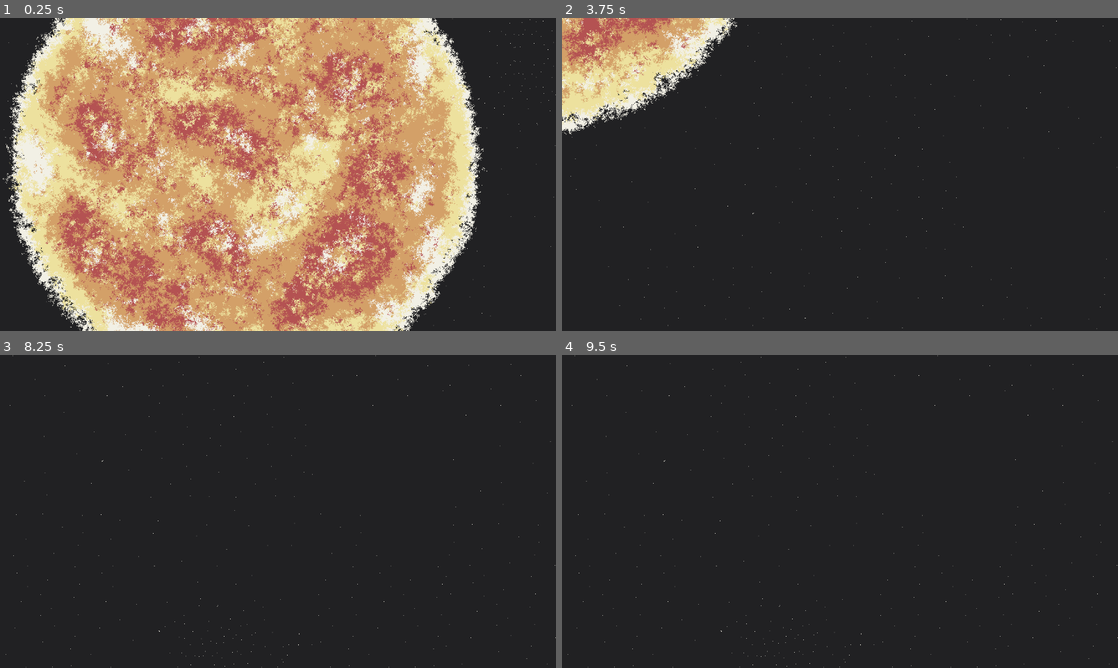
Above: before the commit, frames 1-4 (two rows, left to right).
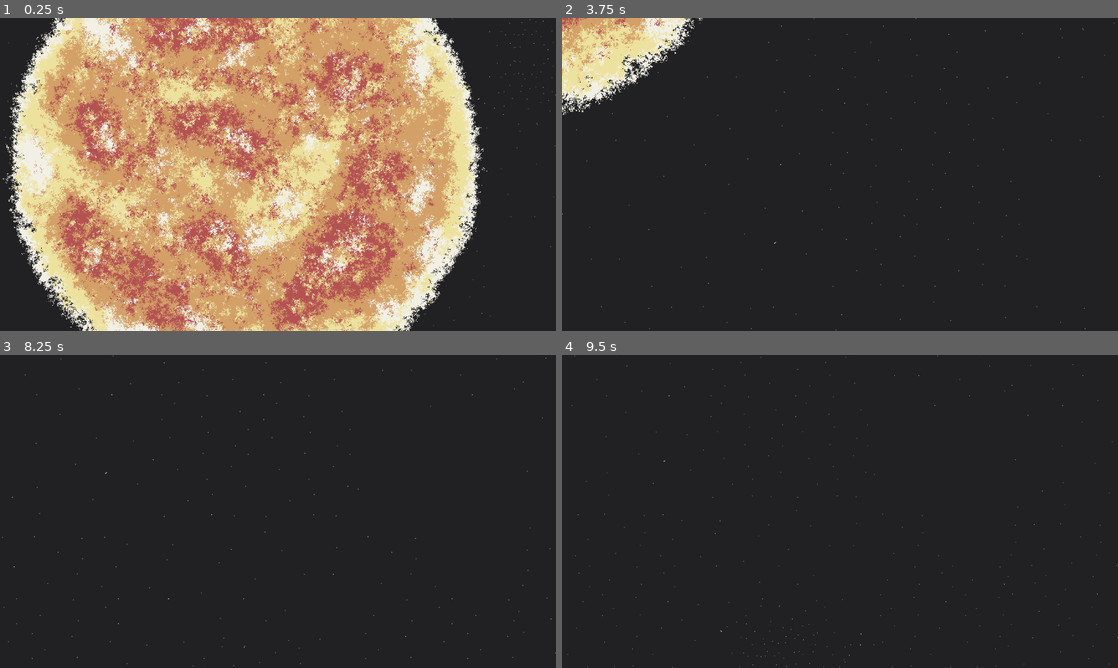
Above: after the commit, the same moments.

Repository: IsaacAmann/Space-MMO-Server
Game: Godot game, scene res://MainScene.tscn
Two runs of this game, one before a commit and one after it. Both use one fixed random seed, a clock stepped at 60 frames per second and the inputs below.
Inputs (mouse positions are in pixels of both pictures, inside the frame that each line leads up to):
- Up to frame 1 (0.25 s): no input
- Up to frame 2 (3.75 s): move the mouse to (962, 158) at 0.52 s; hold Down (CameraDown) 0.53-1.28 s; move the mouse to (728, 190) at 1.27 s; hold A (a_down) 1.28-2.03 s; tap Left (CameraLeft) at 1.35 s; move the mouse to (895, 105) at 2.02 s; hold Right (CameraRight) 2.03-2.78 s; move the mouse to (812, 237) at 2.77 s; tap Up (CameraUp) at 2.85 s; move the mouse to (1006, 221) at 3.52 s; hold A (a_down) from 3.53 s (still down); hold Mouse wheel up (CameraZoomIn) from 3.53 s (still down)
- Up to frame 3 (8.25 s): move the mouse to (111, 464) at 4.27 s; release Mouse wheel up (CameraZoomIn) at 4.28 s; tap Mouse wheel down (CameraZoomOut) at 4.35 s; move the mouse to (305, 511) at 5.02 s; hold Down (CameraDown) 5.03-5.78 s; move the mouse to (194, 433) at 5.77 s; release A (a_down) at 5.78 s; tap Left (CameraLeft) at 5.85 s; tap Enter at 6.5 s; move the mouse to (400, 495) at 6.52 s; hold Right (CameraRight) 6.53-7.28 s; move the mouse to (166, 527) at 7.27 s; tap Up (CameraUp) at 7.35 s; tap Space (space_down) at 8 s; move the mouse to (333, 442) at 8.02 s; hold A (a_down) from 8.03 s (still down); hold Mouse wheel up (CameraZoomIn) from 8.03 s (still down)
- Up to frame 4 (9.5 s): keep holding A (a_down); tap Enter at 8.75 s; move the mouse to (812, 574) at 8.77 s; release Mouse wheel up (CameraZoomIn) at 8.78 s; tap Mouse wheel down (CameraZoomOut) at 8.85 s

The runs differ from the first frame. In frame 1, less than 0.1% of the frame differs, in the area x 1-100%, y 0-97%; in frame 2, 6.8%, in the area x 0-100%, y 0-100%; in frame 3, 0.2%; in frame 4, less than 0.1%.
Error before the commit: Invalid operands 'Nil' and 'String' in operator '+'. (res://WebSocketHandler.gd:36)
Error after the commit: Invalid operands 'Nil' and 'String' in operator '+'. (res://WebSocketHandler.gd:38)

Commit message:
Client loads scene based on scene path from backend. Godot client camera follows ship

Diff:
--- a/godot-client/Camera2D.gd
+++ b/godot-client/Camera2D.gd
@@ -2,10 +2,11 @@
 
 var speed = 15
 var zoomSpeed = Vector2(.2,.2)
+
+var entityHandler
 # Called when the node enters the scene tree for the first time.
 func _ready():
-	pass # Replace with function body.
-
+	entityHandler = get_node("../EntityHandler")
 
 # Called every frame. 'delta' is the elapsed time since the previous frame.
 func _process(delta):
@@ -17,6 +18,11 @@
 		position.x -= speed
 	if(Input.is_action_pressed("CameraRight")):
 		position.x += speed
+	var playerShip = entityHandler.getPlayerShip()
+	if(playerShip != null):
+		position.x = playerShip.position.x
+		position.y = playerShip.position.y
+
 
 func _input(event):
 	if(event.is_action_pressed("CameraZoomIn")):
--- /dev/null
+++ b/godot-client/Entities/error.tscn
@@ -0,0 +1,8 @@
+[gd_scene load_steps=2 format=3 uid="uid://by30xrwds76bh"]
+
+[ext_resource type="Texture2D" uid="uid://c6go7mig54qds" path="res://error.png" id="1_fx4yj"]
+
+[node name="Node2D" type="CharacterBody2D"]
+
+[node name="Sprite2D" type="Sprite2D" parent="."]
+texture = ExtResource("1_fx4yj")
--- a/godot-client/EntityHandler.gd
+++ b/godot-client/EntityHandler.gd
@@ -6,6 +6,11 @@
 
 var adminOrb = preload("res://Ships/Debug/AdminOrb/AdminOrb.tscn")
 var sovietRocketOne = preload("res://Ships/SovietRocketOne/SovietRocketOne.tscn")
+
+var playerShip = null
+func getPlayerShip():
+	return playerShip
+
 # Called when the node enters the scene tree for the first time.
 func _ready():
 	webSocketHandler.entity_update_message.connect(handleEntityUpdate)
@@ -56,14 +61,23 @@
 			var data = json.data
 			print(data.test)
 			print(data.externalModules[0].moduleName)
+			var entityPath = data.godotScenePath
+			var entityScene
 
-			newEntity = sovietRocketOne.instantiate()
-			if(data.username != null):
+			if entityPath != null:
+				entityScene = load(entityPath)
+			if entityScene == null:
+				entityScene = load("res://Entities/error.tscn")
+			newEntity = entityScene.instantiate()
+			if(data.username != null && "nameLabel" in newEntity):
 				newEntity.nameLabel = data.username
+				var username = JavaScriptBridge.eval("sessionStorage.getItem('username')")
+				if(username == newEntity.nameLabel):
+					playerShip = newEntity
 			for i in range(data.externalModules.size()):
 				var moduleScene = load(data.externalModules[i].scenePath)
 
-				if(moduleScene != null):
+				if(moduleScene != null && newEntity.get_node("./externalModuleContainer") != null):
 					var module = moduleScene.instantiate()
 					newEntity.get_node("./externalModuleContainer").add_child(module)
 				else:
@@ -155,7 +169,8 @@
 	if(entity != null):
 		entity.position = Vector2(positionX, positionY)
 		entity.velocity = Vector2(velocityX, velocityY)
-		entity.angularVelocity = rotationalVelocity
+		if("angularVelocity" in entity):
+			entity.angularVelocity = rotationalVelocity
 		#entity.spriteRotation = rotation
 		entity.rotation = rotation
 		print("velocityx: " + str(velocityX))
--- a/godot-client/ImportedSector/testingSystem.tscn
+++ b/godot-client/ImportedSector/testingSystem.tscn
@@ -841,24 +841,27 @@
 [node name="testingSystem" type="Node2D"]
 
 [node name="ParallaxBackground" type="ParallaxBackground" parent="."]
-scroll_ignore_camera_zoom = true
 
 [node name="spaceLayer" type="ParallaxLayer" parent="ParallaxBackground"]
 motion_scale = Vector2(0.3, 0.3)
 motion_mirroring = Vector2(4480, 4480)
 
 [node name="space1" type="Sprite2D" parent="ParallaxBackground/spaceLayer"]
+texture_filter = 4
 texture = ExtResource("1_aa0lj")
 
 [node name="space2" type="Sprite2D" parent="ParallaxBackground/spaceLayer"]
+texture_filter = 4
 position = Vector2(2240, 0)
 texture = ExtResource("1_aa0lj")
 
 [node name="space3" type="Sprite2D" parent="ParallaxBackground/spaceLayer"]
+texture_filter = 4
 position = Vector2(0, 2240)
 texture = ExtResource("1_aa0lj")
 
 [node name="space4" type="Sprite2D" parent="ParallaxBackground/spaceLayer"]
+texture_filter = 4
 position = Vector2(2240, 2240)
 texture = ExtResource("1_aa0lj")
 
--- a/godot-client/WebSocketHandler.gd
+++ b/godot-client/WebSocketHandler.gd
@@ -16,6 +16,8 @@
 
 var debugMode = false
 var requestComplete = false
+
+
 
 # Called when the node enters the scene tree for the first time.
 func _ready():
Binary file added: godot-client/error.png
Not shown, added: godot-client/error.png.import
Not shown, changed: backend/src/main/java/com/SpaceMMO/GameManagement/EntitySystem/GameEntity.java
Not shown, changed: backend/src/main/java/com/SpaceMMO/GameManagement/EntitySystem/PlayerEntity.java
Not shown, changed: backend/src/main/java/com/SpaceMMO/GameManagement/EntitySystem/Ship.java
Not shown, changed: frontend/space-mmo-web/public/godot/Godot-client.html
Not shown, changed: frontend/space-mmo-web/public/godot/Godot-client.pck
